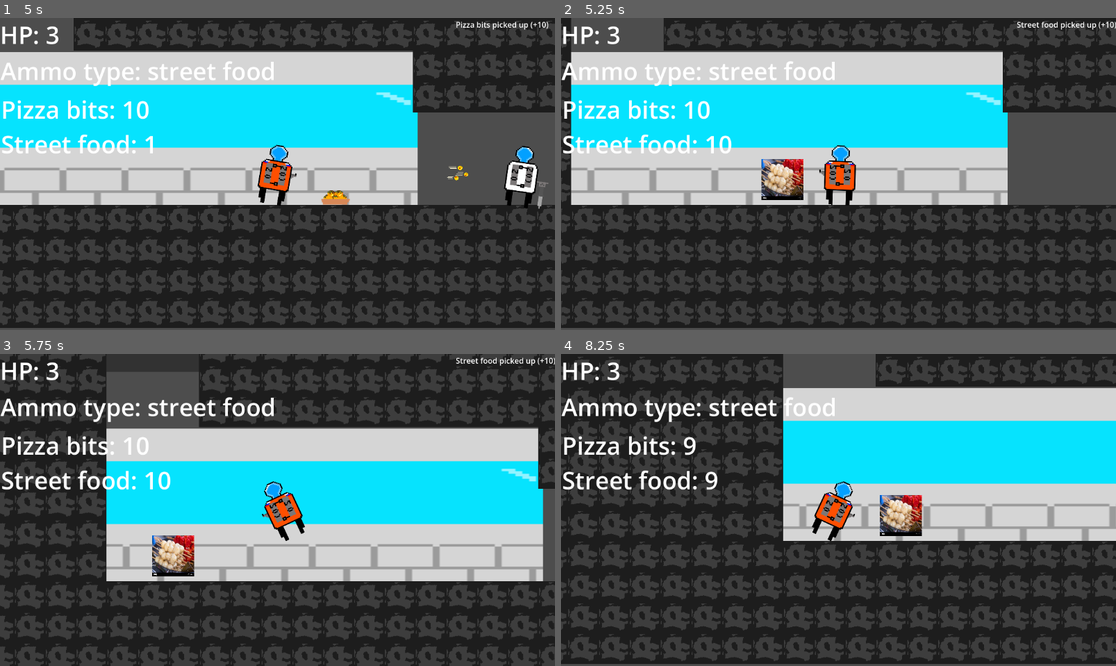
Above: before the commit, frames 1-4 (two rows, left to right).
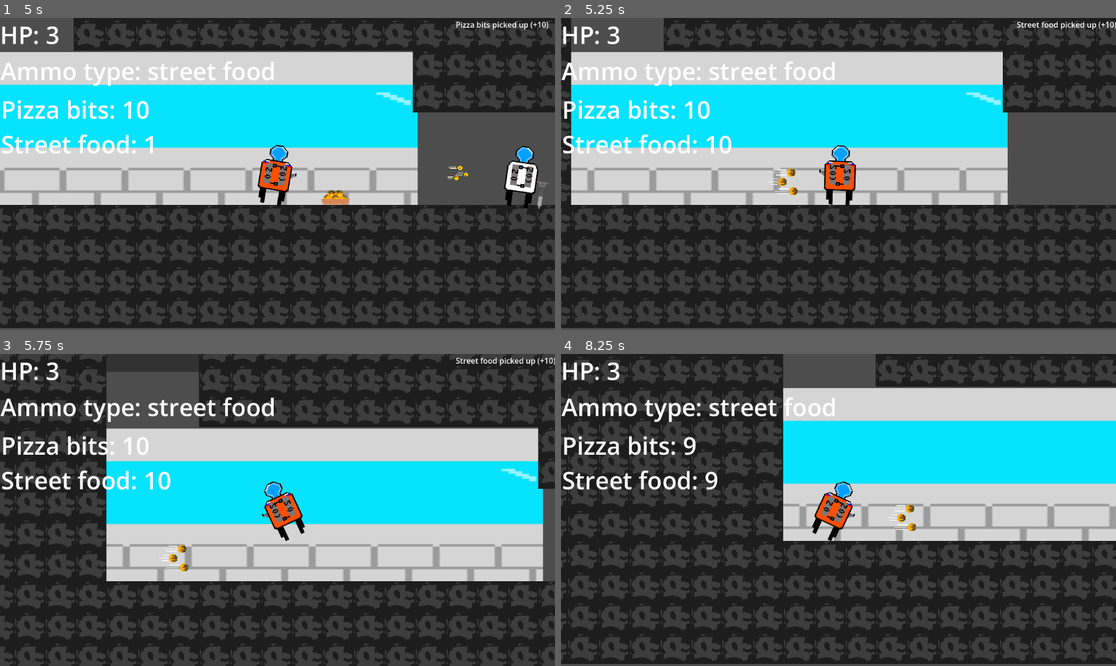
Above: after the commit, the same moments.

Repository: OperatorGrey/Yandex-Yeda-main
Game: Godot game, scene res://control.tscn
Same seed, same stepped clock (60 frames per second), same inputs: the game is played once before the commit and once after it. Sound files missing from this copy of the repository are replaced by a short silence.
Inputs:
- Up to frame 1 (5 s): click "Play" at 0.5 s; tap Enter (ui_accept) at 1.25, 1.52, 2.27, 3.77, 4.52 s; hold Right (ui_right) 1.28-2.78 s; tap C (ammo_type_change) at 1.35, 2.85, 4.35 s; tap X (shoot) at 2.1, 3.6 s; hold Left (ui_left) 2.78-3.53 s; hold Right (ui_right) from 3.53 s (still down)
- Up to frame 2 (5.25 s): release Right (ui_right) at 5.03 s; hold Left (ui_left) from 5.03 s (still down); tap X (shoot) at 5.1 s
- Up to frame 3 (5.75 s): keep holding Left (ui_left); tap Enter (ui_accept) at 5.27 s
- Up to frame 4 (8.25 s): release Left (ui_left) at 5.78 s; hold Right (ui_right) 5.78-6.53 s; tap C (ammo_type_change) at 5.85, 7.35 s; hold Left (ui_left) 6.53-8.03 s; tap X (shoot) at 6.6, 8.1 s; tap Enter (ui_accept) at 6.77, 7.52 s; hold Right (ui_right) from 8.03 s (still down)

Frame 1 is identical in both runs. In frame 2, 1.0% of the frame differs, in the area x 36-44%, y 45-59%; in frame 3, 1.0%; in frame 4, 1.0%.

Commit message:
takoyaki street food update

Diff:
--- a/yandex-yeda/bullet1.tscn
+++ b/yandex-yeda/bullet1.tscn
@@ -1,7 +1,7 @@
 [gd_scene format=3 uid="uid://bv351rp0br6r1"]
 
 [ext_resource type="Script" uid="uid://b7wphscv5yum1" path="res://scripts/bullet.gd" id="1_7f4k7"]
-[ext_resource type="Texture2D" uid="uid://rylu4vrh85ek" path="res://filipino-street-food-at-a-hotel-buffet-restaurant-in-cebu-philippines-2JCERGN.jpg" id="2_7f4k7"]
+[ext_resource type="Texture2D" uid="uid://dfw824qpy3ir8" path="res://takoyaki_ammo.png" id="2_7f4k7"]
 
 [sub_resource type="RectangleShape2D" id="RectangleShape2D_v8qja"]
 size = Vector2(88, 88)
@@ -10,8 +10,8 @@
 script = ExtResource("1_7f4k7")
 
 [node name="Sprite2D" type="Sprite2D" parent="." unique_id=1523461431]
-position = Vector2(6.5, 11.5)
-scale = Vector2(0.06692307, 0.08891213)
+position = Vector2(7, 10.999998)
+scale = Vector2(0.3515625, 0.34375003)
 texture = ExtResource("2_7f4k7")
 
 [node name="CollisionShape2D" type="CollisionShape2D" parent="." unique_id=2110103700]
Binary file added: yandex-yeda/takoyaki_ammo.png
Not shown, added: yandex-yeda/takoyaki_ammo.png.import
